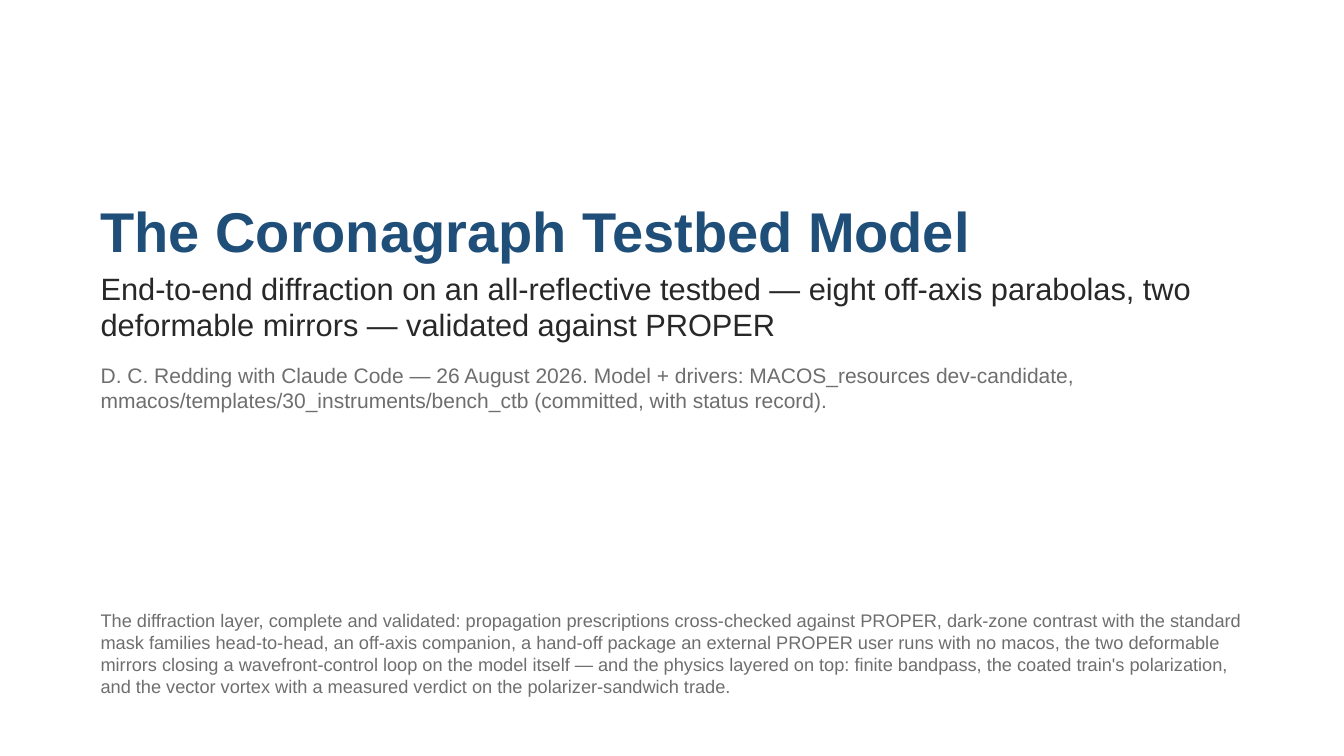
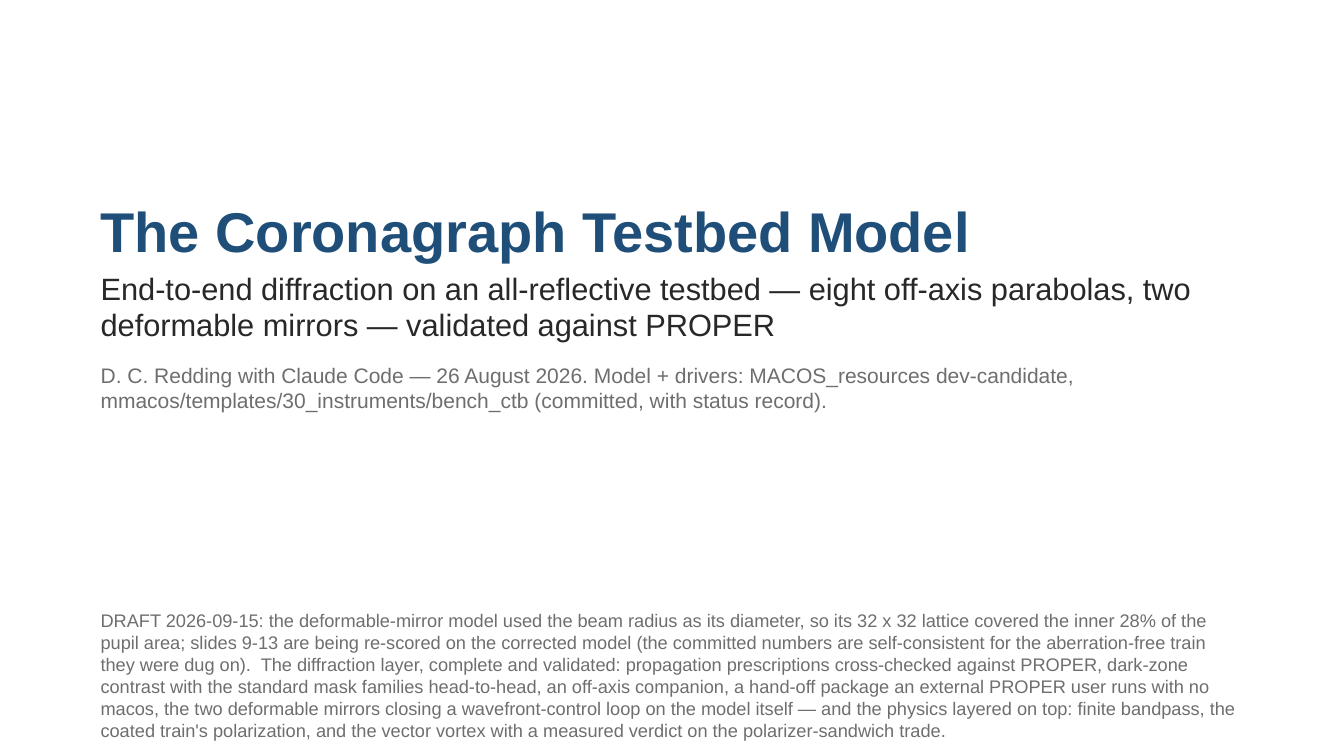
Before and after one commit to nasa-jpl/MACOS_resources, a slide deck: slide 1 of mmacos/templates/30_instruments/bench_ctb/deck_ctb.pptx. Drawn at 1344x756 pixels with LibreOffice and Linux fonts; fonts in the diff are those of the drawing. Boxes give left, top, right and bottom in pixels: in the first picture for what was removed or moved away, otherwise in the second. Text is boxed around its words. In the diff, an @@ line names an element or a change of style, - is before the commit and + after.

```diff
--- a/mmacos/templates/30_instruments/bench_ctb/deck_ctb.pptx
+++ b/mmacos/templates/30_instruments/bench_ctb/deck_ctb.pptx
@@ text at (101,614,1235,741): text changed @@
-The diffraction layer, complete and validated: propagation prescriptions cross-checked against PROPER, dark-zone contrast with the standard mask families head-to-head, an off-axis companion, a hand-off package an external PROPER user runs with no macos, the two deformable mirrors closing a wavefront-control loop on the model itself — and the physics layered on top: finite bandpass, the coated train's polarization, and the vector vortex with a measured verdict on the polarizer-sandwich trade.
+DRAFT 2026-09-15: the deformable-mirror model used the beam radius as its diameter, so its 32 x 32 lattice covered the inner 28% of the pupil area; slides 9-13 are being re-scored on the corrected model (the committed numbers are self-consistent for the aberration-free train they were dug on). The diffraction layer, complete and validated: propagation prescriptions cross-checked against PROPER, dark-zone contrast with the standard mask families head-to-head, an off-axis companion, a hand-off package an external PROPER user runs with no macos, the two deformable mirrors closing a wavefront-control loop on the model itself — and the physics layered on top: finite bandpass, the coated train's polarization, and the vector vortex with a measured verdict on the polarizer-sandwich trade.
```
Also in this commit, not shown: 1 other file.
